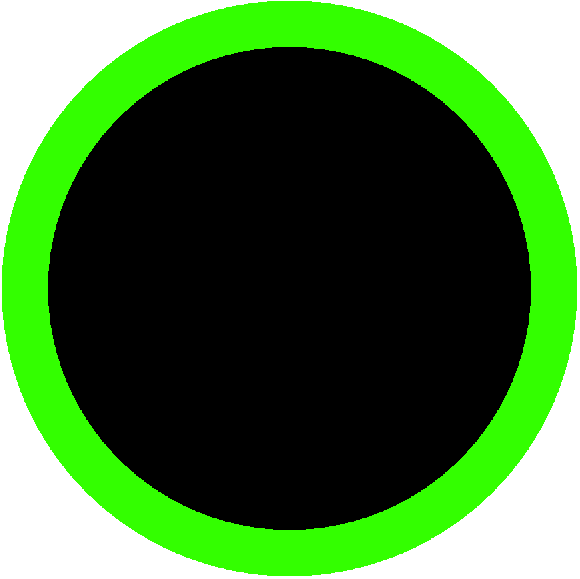
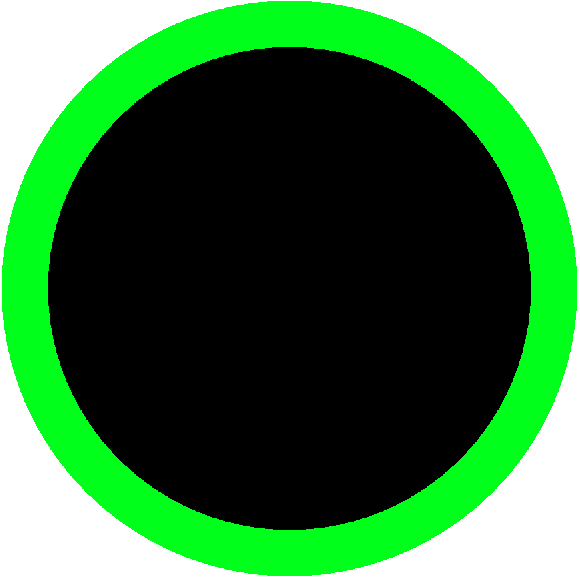
The second 580×579 image is a revision of the first. Changes to its layers:
painted on "Pasted Layer #5" over (2, 1, 577, 576)
